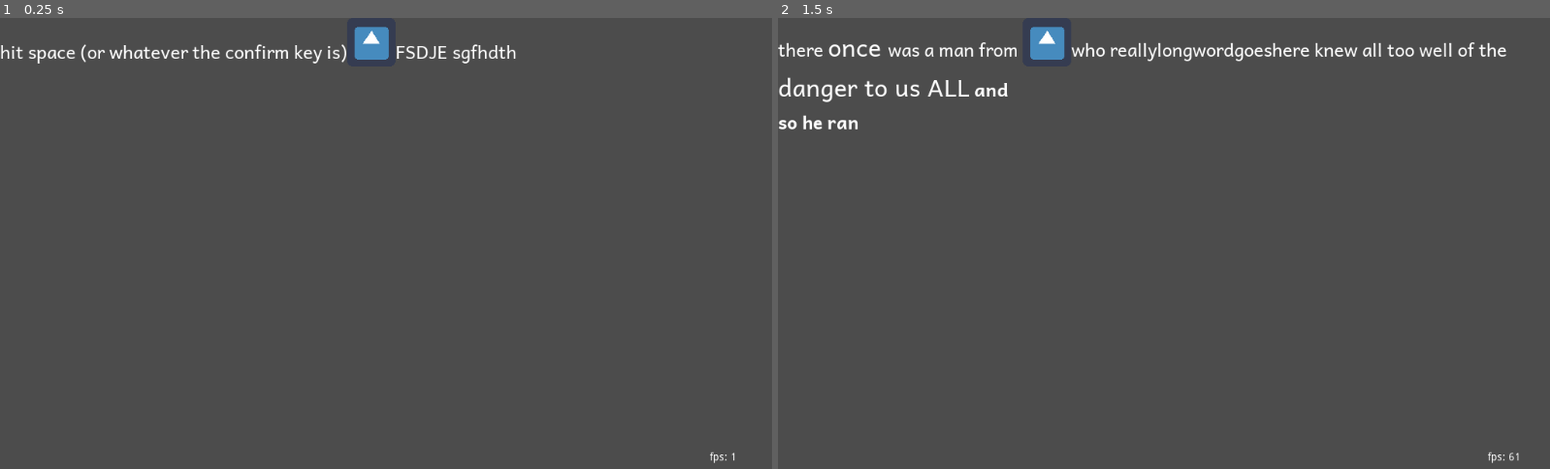
Above: before the commit, frames 1-2 (left to right).
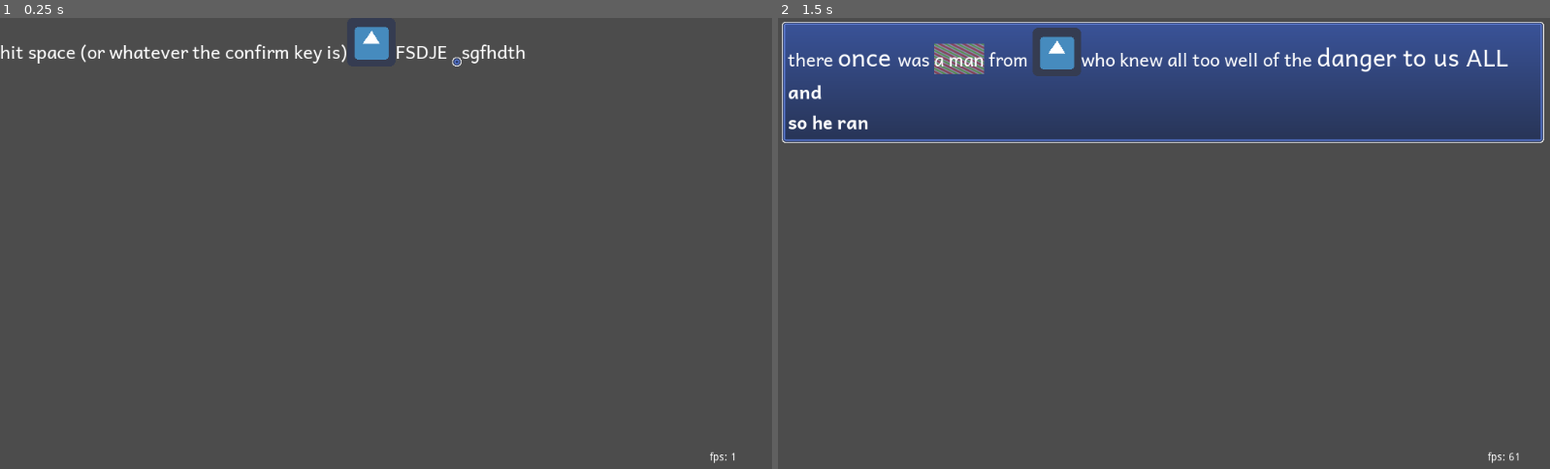
Above: after the commit, the same moments.

Repository: wareya/uitest
Game: Godot game, scene res://Document.tscn
Two runs of this game, one before a commit and one after it. Both use one fixed random seed, a clock stepped at 60 frames per second and the inputs below. The engine's default icon, where the game draws it, is replaced by a stand-in: a white triangle on a blue panel in a dark square.
Inputs:
- Up to frame 1 (0.25 s): no input
- Up to frame 2 (1.5 s): tap Space at 0.5 s; tap Enter (ui_accept) at 0.6, 0.77, 1.07, 1.25, 1.35 s

The runs differ from the first frame. In frame 1, 0.2% of the frame differs, in the area x 58-68%, y 5-11%; in frame 2, 26%, in the area x 0-100%, y 0-28%.

Commit message:
cute fun stuff

Diff:
--- /dev/null
+++ b/9PatchGradient.tres
@@ -0,0 +1,15 @@
+[gd_resource type="GradientTexture2D" load_steps=2 format=2]
+
+[sub_resource type="Gradient" id=2]
+interpolation_mode = 2
+offsets = PoolRealArray( 0.117318, 0.290503, 0.469274, 0.642458, 0.882682, 0.994413, 1 )
+colors = PoolColorArray( 0.163422, 0.212502, 0.351563, 1, 0.260193, 0.369949, 0.679688, 1, 0.412903, 0.529753, 0.859375, 1, 0.133591, 0.185526, 0.332031, 1, 0.938547, 0.938547, 0.938547, 1, 1, 1, 1, 0.6875, 1, 1, 1, 0 )
+
+[resource]
+flags = 23
+gradient = SubResource( 2 )
+width = 12
+height = 12
+fill = 1
+fill_from = Vector2( 0.5, 0.5 )
+fill_to = Vector2( 0.8, 0 )
--- /dev/null
+++ b/9PatchGradient2.tres
@@ -0,0 +1,14 @@
+[gd_resource type="GradientTexture2D" load_steps=2 format=2]
+
+[sub_resource type="Gradient" id=1]
+interpolation_mode = 2
+offsets = PoolRealArray( 0.187166, 0.593583, 0.893048 )
+colors = PoolColorArray( 0.678431, 0.258824, 0.258824, 0.670588, 0.901961, 0.87451, 0.87451, 0.454902, 0.499023, 0.875, 0, 0.454902 )
+
+[resource]
+flags = 23
+gradient = SubResource( 1 )
+width = 16
+height = 16
+fill_from = Vector2( 0.891667, 0.2125 )
+repeat = 2
--- a/Document.gd
+++ b/Document.gd
@@ -17,6 +17,12 @@
     "offset_y" : 0,
     "vertical_align": "bottom",
     "font_family": preload("res://font/Andika-Regular.ttf"),
+    "background": null,
+    "background_9patch" : false,
+    "background_9patch_top": 0,
+    "background_9patch_bottom": 0,
+    "background_9patch_left": 0,
+    "background_9patch_right": 0,
     "font_size": 24,
 }
 
@@ -44,7 +50,7 @@
 export var style = ""
 
 var markup = """
-there <span> once </span> was a man from <img src='res://icon.png'/> who reallylongwordgoeshere knew all     too well of the <big>danger to us ALL</big> <b> and<br>so he ran </b>
+there <span> once </span> was <fun>a man</fun> from <img src='res://icon.png'/> who knew all     too well of the <big>danger to us ALL</big> <b> and<br>so he ran </b>
 """
 
 var stylesheet = """
@@ -62,6 +68,24 @@
 }
 br {
     display: block;
+}
+root {
+    background: "res://9PatchGradient.tres";
+    margin_left: 5;
+    margin_right: 5;
+    padding_top: 8;
+    padding_left: 8;
+    padding_bottom: 8;
+    padding_right: 8;
+    background_9patch: true;
+    background_9patch_top: 4.5;
+    background_9patch_bottom: 6.5;
+    background_9patch_left: 6;
+    background_9patch_right: 6;
+}
+fun {
+    display: inline-block;
+    background: "res://9PatchGradient2.tres";
 }
 """
 
@@ -136,7 +160,7 @@
     # performance test
     #if is_inside_tree() and self == get_tree().current_scene:
     #    print("asdf")
-    #    anchor_right = lerp(0.25, 1.0, tri(time*4)/2+0.5)
+    #    anchor_right = lerp(0.25, 1.0, tri(time*8)/2+0.5)
 
 func from_xml(xml : String):
     return DocumentHelpers.from_xmlnode(DocumentHelpers.parse_document(xml), get_script())
@@ -188,10 +212,12 @@
                 offset.y -= max_descent
                 offset.y += child.max_descent
 
-        #child.set_global_position(Vector2(x + offset.x, y) - origin)
-        child.rect_position = Vector2(x, y) + offset
+        var origin = get_global_rect().position
+        child.set_global_position(Vector2(x, y) + offset + origin)
+        #child.rect_position = Vector2(x, y) + offset
     pass
 
+var show_self = true
 func reflow():
     #print("reflow of ", doc_name)
     font_cache = {}
@@ -203,7 +229,9 @@
         var size = Vector2()
         size.x = parent_size.x * (anchor_right - anchor_left)
         size.y = parent_size.y * (anchor_bottom - anchor_top)
-        var x_limit = size.x - calculated_props.padding_right
+        size.x -= calculated_props.margin_left + calculated_props.margin_right
+        size.y -= calculated_props.margin_top + calculated_props.margin_bottom
+        var x_limit = size.x - calculated_props.padding_right - calculated_props.padding_left
         var x_cursor = calculated_props.padding_left
         var y_cursor = calculated_props.padding_top
         var y_cursor_next = 0
@@ -231,7 +259,9 @@
                 for c in child.get_children():
                     etc.push_back([c, child])
                 check_queue = etc + check_queue
+                child.show_self = false
             else:
+                if "show_self" in child: child.show_self = true
                 process_nodes.push_back([child, self])
 
         for _data in process_nodes:
@@ -277,7 +307,7 @@
                 _reflow_row(row, y_cursor, y_cursor_next)
                 row = []
                 y_cursor = y_cursor_next
-                x_cursor = 0
+                x_cursor = calculated_props.padding_left
                 if force_next_row_new:
                     x_cursor = x_limit
 
@@ -295,5 +325,26 @@
             _reflow_row(row, y_cursor, y_cursor_next)
             row = []
 
-        rect_size.x = max_x + calculated_props.margin_right
-        rect_size.y = y_cursor_next + calculated_props.margin_bottom
+        rect_size.x = max_x + calculated_props.padding_right
+        print(rect_size.x)
+        rect_size.y = y_cursor_next + calculated_props.padding_bottom
+        if doc_name == "root":
+            rect_position = Vector2(calculated_props.margin_left, calculated_props.margin_right)
+
+func _draw():
+    if !show_self:
+        return
+    var bg : Texture = calculated_props.background
+    if bg:
+        var canvas = get_canvas()
+        var canvas_item = get_canvas_item()
+        var bg_size = bg.get_size()
+        if calculated_props.background_9patch:
+            var top    = calculated_props.background_9patch_top
+            var bottom = calculated_props.background_9patch_bottom
+            var left   = calculated_props.background_9patch_left
+            var right  = calculated_props.background_9patch_right
+            VisualServer.canvas_item_add_nine_patch(canvas_item, Rect2(Vector2(), rect_size), Rect2(Vector2(), bg_size), bg.get_rid(), Vector2(left, top), Vector2(right, bottom))
+        else:
+            VisualServer.canvas_item_add_texture_rect(canvas_item, Rect2(Vector2(), rect_size), bg.get_rid(), true)
+    pass
--- a/Document.tscn
+++ b/Document.tscn
@@ -1,8 +1,9 @@
-[gd_scene load_steps=5 format=2]
+[gd_scene load_steps=6 format=2]
 
 [ext_resource path="res://Document.gd" type="Script" id=1]
 [ext_resource path="res://icon.png" type="Texture" id=2]
 [ext_resource path="res://font/Andika-Regular.ttf" type="DynamicFontData" id=3]
+[ext_resource path="res://9PatchGradient.tres" type="Texture" id=4]
 
 [sub_resource type="DynamicFont" id=1]
 size = 24
@@ -11,7 +12,7 @@
 [node name="Document" type="Container"]
 anchor_right = 1.0
 anchor_bottom = 1.0
-margin_right = -342.0
+margin_right = -330.0
 margin_bottom = -536.0
 script = ExtResource( 1 )
 
@@ -37,10 +38,17 @@
 custom_fonts/font = SubResource( 1 )
 text = "FSDJE "
 
+[node name="TextureRect2" type="TextureRect" parent="."]
+margin_left = 597.0
+margin_top = 52.0
+margin_right = 609.0
+margin_bottom = 64.0
+texture = ExtResource( 4 )
+
 [node name="Label3" type="Label" parent="."]
-margin_left = 597.0
+margin_left = 609.0
 margin_top = 24.0
-margin_right = 682.0
+margin_right = 694.0
 margin_bottom = 64.0
 custom_fonts/font = SubResource( 1 )
 text = "sgfhdth"
--- a/DocumentHelpers.gd
+++ b/DocumentHelpers.gd
@@ -89,6 +89,40 @@
                 doc.add_child(cs)
         return doc
 
+static func preprocess_style(text : String):
+    var i = 0
+    var in_string = ""
+    var in_escape = false
+    var in_comment = false
+    var open_stack = []
+    var text_out = ""
+    while i < text.length():
+        var c = text[i]
+        i += 1
+        if in_escape:
+            in_escape = false
+            text_out += c
+        elif c == "\\":
+            in_escape = true
+            text_out += c
+        elif c == in_string:
+            in_string = ""
+            text_out += c
+        elif c == "'" or c == '"':
+            in_string = c
+            text_out += c
+        elif in_string:
+            text_out += c
+        elif c == "/" and i < text.length() and text[i] == "/":
+            in_comment = true
+        elif in_comment:
+            if c == "\n":
+                in_comment = false
+                text_out += c
+        else:
+            text_out += c
+    return text_out
+
 static func preprocess_xml(text : String):
     var i = 0
     var in_string = ""
@@ -103,6 +137,8 @@
             in_escape = true
         elif c == in_string:
             in_string = ""
+        elif c == "'" or c == '"':
+            in_string = c
         elif c == "<":
             open_stack.push_back(i-1)
         elif c == ">":
@@ -286,6 +322,10 @@
                         rule_string = rule_string.strip_edges()
                         if rule_string.is_valid_float():
                             rule_string = rule_string.to_float()
+                        elif rule_string == "false":
+                            rule_string = false
+                        elif rule_string == "true":
+                            rule_string = true
                         rule_data.push_back(rule_string)
                         rule_string = ""
                     if c == "}" or c == ";":
@@ -297,6 +337,10 @@
         rule_string = rule_string.strip_edges()
         if !in_string and rule_string.is_valid_float():
             rule_string = rule_string.to_float()
+        elif rule_string == "false":
+            rule_string = false
+        elif rule_string == "true":
+            rule_string = true
         rule_data.push_back(rule_string)
         rule_string = ""
 
@@ -341,6 +385,7 @@
         return null
 
 static func parse_style(text : String):
+    text = preprocess_style(text)
     var styles = []
     var i = 0
     while i < text.length():
